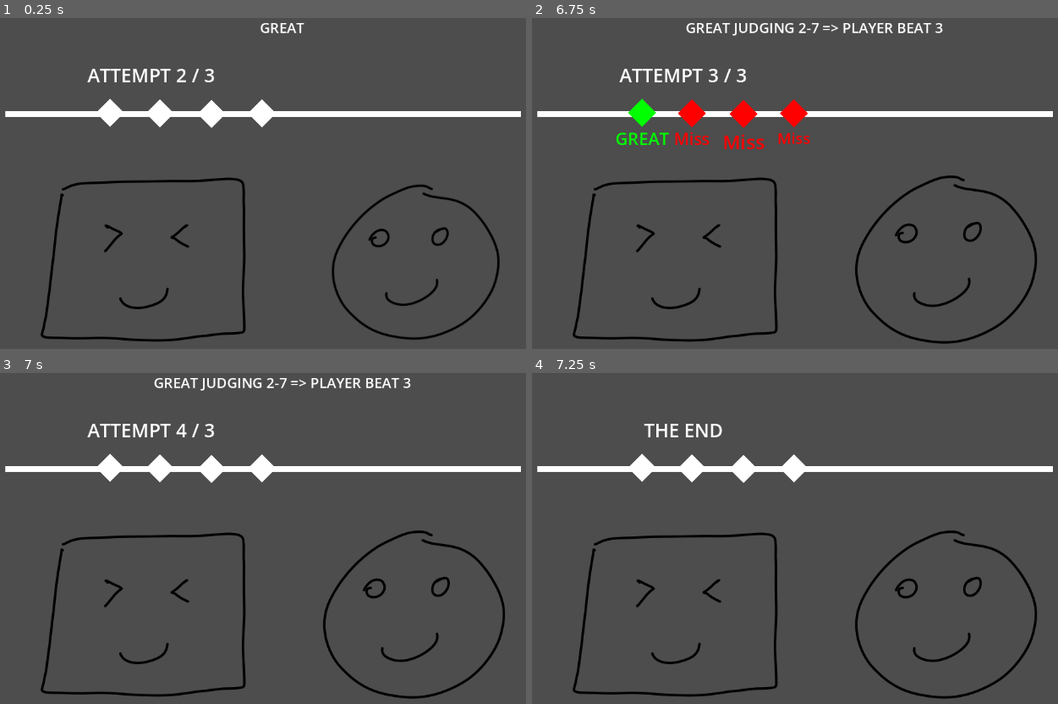
Above: before the commit, frames 1-4 (two rows, left to right).
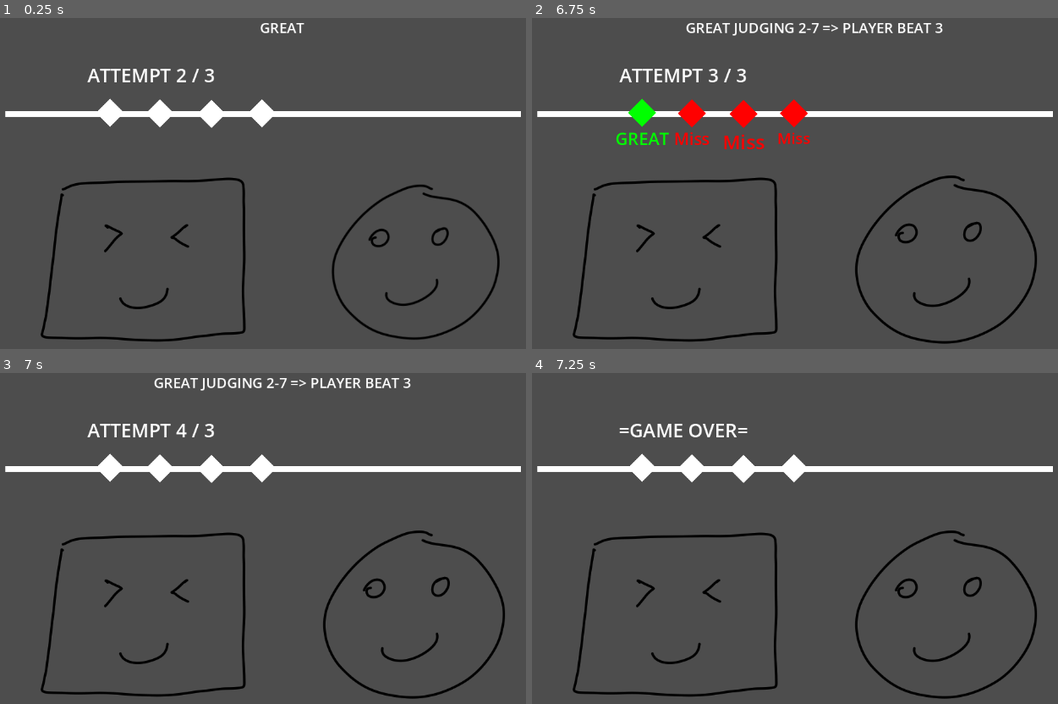
Above: after the commit, the same moments.

Repository: edralzar/gwj-86
Game: Godot game, scene res://scene_1.tscn
Same seed, same stepped clock (60 frames per second), same inputs: the game is played once before the commit and once after it. Sound files missing from this copy of the repository are replaced by a short silence.
Inputs:
- Up to frame 1 (0.25 s): no input
- Up to frame 2 (6.75 s): tap A (Note1) at 0.6, 3.6, 6.6 s; tap D (Note2) at 1.35, 4.35 s; tap W (Note3) at 2.1, 5.1 s; tap S (Note4) at 2.85, 5.85 s; tap Enter at 5 s; tap Space at 5.75 s
- Up to frame 3 (7 s): no input
- Up to frame 4 (7.25 s): no input

Frames 1-3 are identical in both runs. In frame 4, 0.5% of the frame differs, in the area x 16-41%, y 15-20%.

Commit message:
Stop function

Diff:
--- a/node_2d.gd
+++ b/node_2d.gd
@@ -43,8 +43,7 @@
 				n.newAttempt()
 		if stop:
 			#Extraneous beat, ensuring cleanup
-			judge.text = ""
-			progress.text = "The End"
+			_stop()
 			return
 
 		# Debug / Progress
@@ -62,19 +61,8 @@
 			oTween.tween_property($Other/Sprite2D, "scale", Vector2(0.9, 0.9), beatMs * 0.75)
 			oTween.tween_property($Other/Sprite2D, "scale", Vector2(1.0, 1.0), beatMs * 0.25)
 		if (beat == 0 and attempt == max_attempts):
-			# Mark stopped and stop tweening
-			r.running = false
-			stop = true
-			oTween.stop()
-			pTween.stop()
-			$Player/Sprite2D.scale = Vector2.ONE
-			$Other/Sprite2D.scale = Vector2.ONE
-			await get_tree().create_timer(beatMs / 2).timeout
-			$AudioStreamPlayer.stop()
-			judge.text = ""
-			progress.text = "The End"
+			_stop()
 			return
-
 
 		# Positional Audio and Judging
 		if (not playerTurn):
@@ -88,7 +76,23 @@
 	$AudioStreamPlayer.play()
 	r.running = true
 
+func _stop():
+	stop = true
+	var beatMs = r.beat_length
+	r.running = false
+	oTween.stop()
+	pTween.stop()
+	$Player/Sprite2D.scale = Vector2.ONE
+	$Other/Sprite2D.scale = Vector2.ONE
+	$AudioStreamPlayer.stop()
+	await get_tree().create_timer(beatMs / 2).timeout
+	judge.text = ""
+	progress.text = "=GAME OVER="
+	for n in playerMarkers:
+		n.newAttempt()
+
 func _process(_delta: float) -> void:
+	if stop: return
 	var note = null
 	if (Input.is_action_just_pressed("Note1")):
 		note = "D"
